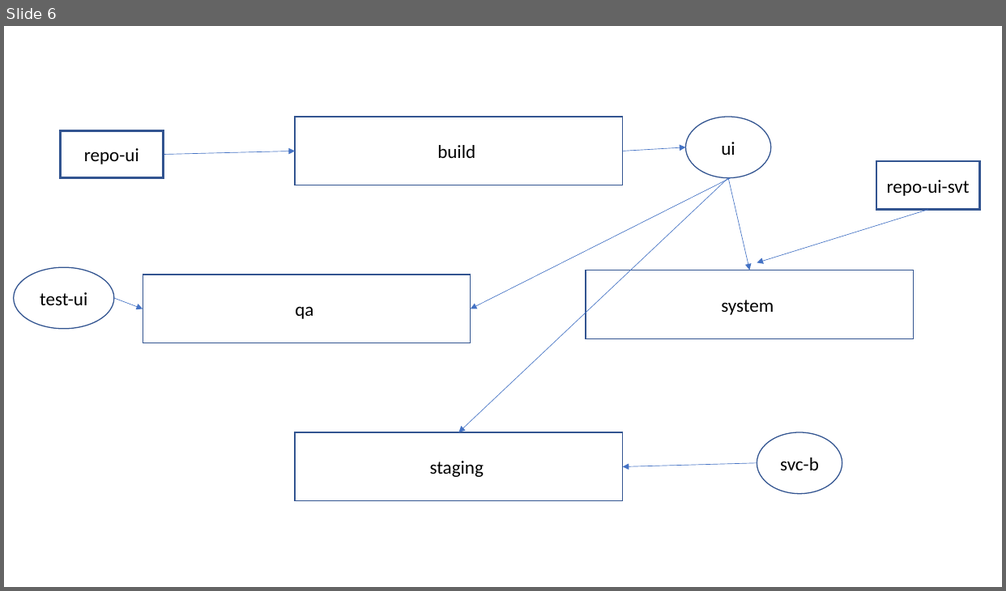
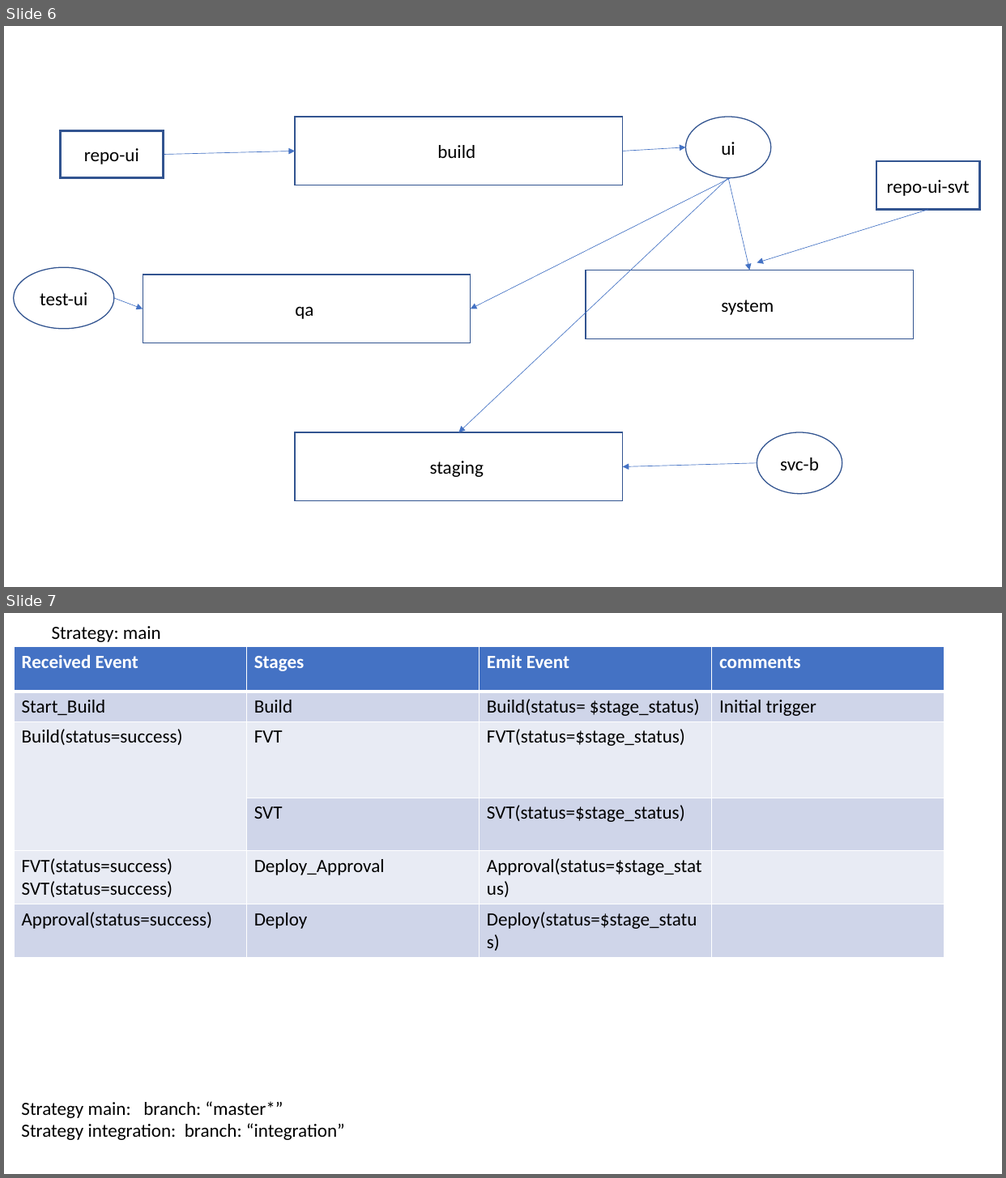
Before and after one commit to mchenggit/kabanero-event, a slide deck: architecture/KabaneroEvent.pptx. Shown one above the other, each under a label of ours: slide 6 before the commit, slides 6 and 7 after it. The pictures are 1006x591 and 1006x1178 pixels, drawn with LibreOffice and Linux fonts; fonts in the diff are those of the drawing. Boxes give left, top, right and bottom in pixels: in the first picture for what was removed or moved away, otherwise in the second. Text is boxed around its words. In the diff, an @@ line names an element or a change of style, - is before the commit and + after.

```diff
--- a/architecture/KabaneroEvent.pptx
+++ b/architecture/KabaneroEvent.pptx
@@ slide 7 added at [4,613,1002,1174], background #FFFFFF @@
@@ text added at [52,626,161,642], 18 pt, text #000000 @@
+Strategy: main
@@ table added at [14,647,945,954], 6 rows, 4 columns @@
+Received Event | Stages | Emit Event | comments
+Start_Build | Build | Build(status= $stage_status) | Initial trigger
+Build(status=success) | FVT | FVT(status=$stage_status) | 
+ | SVT | SVT(status=$stage_status) | 
+FVT(status=success) / SVT(status=success) | Deploy_Approval | Approval(status=$stage_status) | 
+Approval(status=success) | Deploy | Deploy(status=$stage_status) | 
@@ text added at [21,1101,345,1140], 18 pt, text #000000 @@
+Strategy main: branch: “master*”
+Strategy integration: branch: “integration”
```
Also in this commit, not shown: 2 other slides added, 4 other files.
